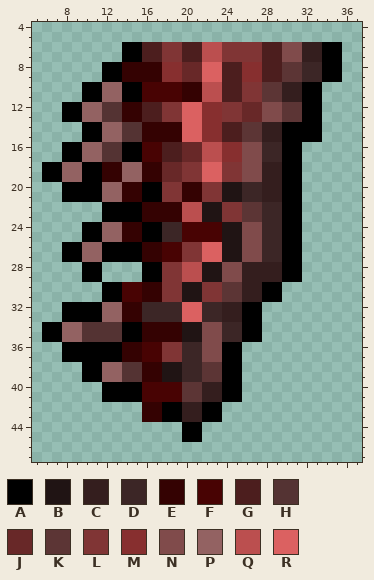
Pixel-art sprite, stored at Assets/NPCs/CrimsonInfectedWormTail.png. That is the earlier state.
The file is 50x48 pixels. Colours within 5 levels of each other are drawn and written as one. Shown: x 5..37, y 4..47.
Palette (. is transparent): A #000000  B #201414  C #341e1e  D #3c2626  E #340202  F #480303  G #4c1e1e  H #543333  J #682828  K #5c3535  L #803535  M #872f2f  N #804b4b  P #936262  Q #bb4f4f  R #db6161
Pixels before, first column x 6:
 6 ........AAGGLLGGQQLLLLGGNNCCAA
 7 ........AAGGLLGGQQLLLLGGNNCCAA
 8 ......AAEEEEMMJJRRGGMMGGKKDDAA
 9 ......AAEEEEMMJJRRGGMMGGKKDDAA
10 ....AAPPAAFFFFEEQQGGLLKKCCAA..
11 ....AAPPAAFFFFEEQQGGLLKKCCAA..
12 ..AAPPHHEEGGLLRRMMLLJJNNKKAA..
13 ..AAPPHHEEGGLLRRMMLLJJNNKKAA..
14 ....AAPPHHEEEERRMMGGKKCCAAAA..
15 ....AAPPHHEEEERRMMGGKKCCAAAA..
16 ..AAPPHHAAFFGGJJQQMMNNDDAA....
17 ..AAPPHHAAFFGGJJQQMMNNDDAA....
18 AAPPAAEEPPEEJJLLRRLLNNCCAA....
19 AAPPAAEEPPEEJJLLRRLLNNCCAA....
20 ..AAAAPPEEAALLEELLBBDDCCAA....
21 ..AAAAPPEEAALLEELLBBDDCCAA....
22 ......AAAAEEEEQQBBLLKKDDAA....
23 ......AAAAEEEEQQBBLLKKDDAA....
24 ....AAPPEEAADDFFFFBBNNDDAA....
25 ....AAPPEEAADDFFFFBBNNDDAA....
26 ..AAPPAAAAEEFFLLRRBBNNDDAA....
27 ..AAPPAAAAEEFFLLRRBBNNDDAA....
28 ....AA....AALLQQBBNNCCCCAA....
29 ....AA....AALLQQBBNNCCCCAA....
30 ......AAFFEELLBBLLKKCCAA......
31 ......AAFFEELLBBLLKKCCAA......
32 ..AAAAPPEEDDDDRRDDCCAA........
33 ..AAAAPPEEDDDDRRDDCCAA........
34 AAPPHHHHAAEEEEBBNNDDAA........
35 AAPPHHHHAAEEEEBBNNDDAA........
36 ..AAAAAAEEFFLLDDNNAA..........
37 ..AAAAAAEEFFLLDDNNAA..........
38 ....AAPPHHEEBBDDKKAA..........
39 ....AAPPHHEEBBDDKKAA..........
40 ......AAAAFFFFKKCCAA..........
41 ......AAAAFFFFKKCCAA..........
42 ..........EEAACCAA............
43 ..........EEAACCAA............
44 ..............AA..............
45 ..............AA..............
And afterwards:
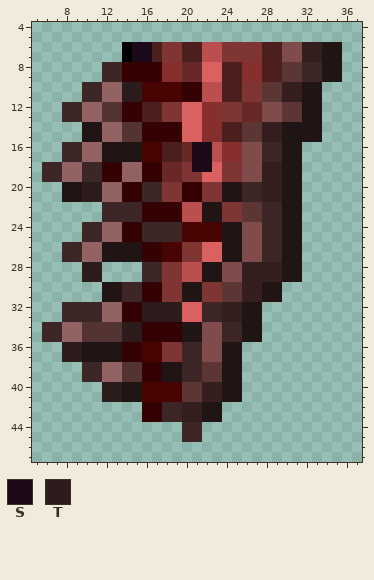
Colours new in this view: S #1c091a  T #2c1c1c
What changed:
Changed rows in their new state; - is an unchanged pixel.
first column x 6:
 6 ---------SS-----------------BB
 7 ---------SS-----------------BB
 8 ------DD--------------------BB
 9 ------DD--------------------BB
10 ----DD--TT----------------BB--
11 ----DD--TT----------------BB--
12 --DD----------------------BB--
13 --DD----------------------BB--
14 ----BB------------------BBBB--
15 ----BB------------------BBBB--
16 --DD--BBBB-----SS-------BB----
17 --DD--BBBB-----SS-------BB----
18 DD--DD---------SS-------BB----
19 DD--DD------------------BB----
20 --BBTT----DD------------BB----
21 --BBTT----DD------------BB----
22 ------DDDD--------------BB----
23 ------DDDD--------------BB----
24 ----DD----DD------------BB----
25 ----DD----DD------------BB----
26 --DD--BBBB--------------BB----
27 --DD--BBBB--------------BB----
28 ----TT----DD------------BB----
29 ----TT----DD------------BB----
30 ------BBDD------------BB------
31 ------BBDD------------BB------
32 --DDDD----TTTT------BB--------
33 --DDDD----TTTT------BB--------
34 DD------TT----------BB--------
35 DD------TT----------BB--------
36 --TTBBBB----------BB----------
37 --TTBBBB----------BB----------
38 ----DD------------BB----------
39 ----DD------------BB----------
40 ------TTBB--------BB----------
41 ------TTBB--------BB----------
42 ------------DD--BB------------
43 ------------DD--BB------------
44 --------------DD--------------
45 --------------DD--------------
Where, in picture pixels (left, top, right, bottom), the same in both pictures:
changed: (42, 42, 342, 442)
